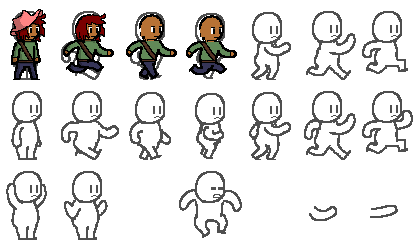
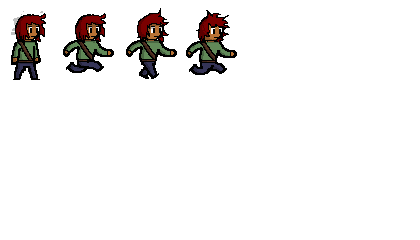
Comparing the layer stacks of the two 420px x 240px images. Changes:
painted on "shading" over [16, 12, 230, 77]
hid "hat outline" over [10, 9, 43, 36]
hid "hat coloring" over [11, 10, 42, 36]
painted on "hair outline" over [137, 8, 230, 45]
painted on "hair coloring" over [137, 12, 227, 42]
painted on "Layer 2" over [139, 27, 207, 41]
painted on "coloring" over [151, 27, 221, 34]
hid "outlines" (2nd of 2) over [6, 11, 413, 240]
